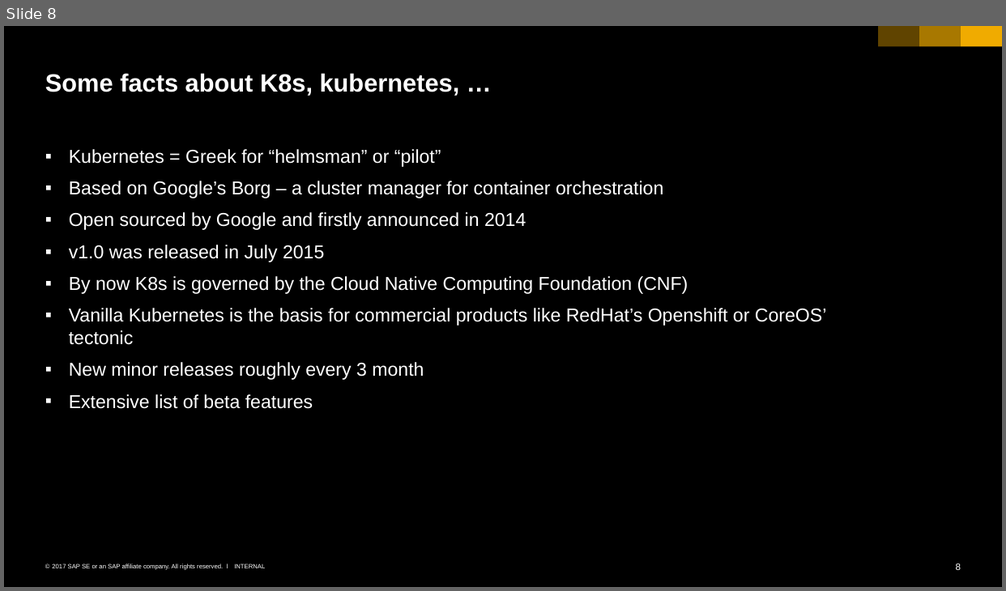
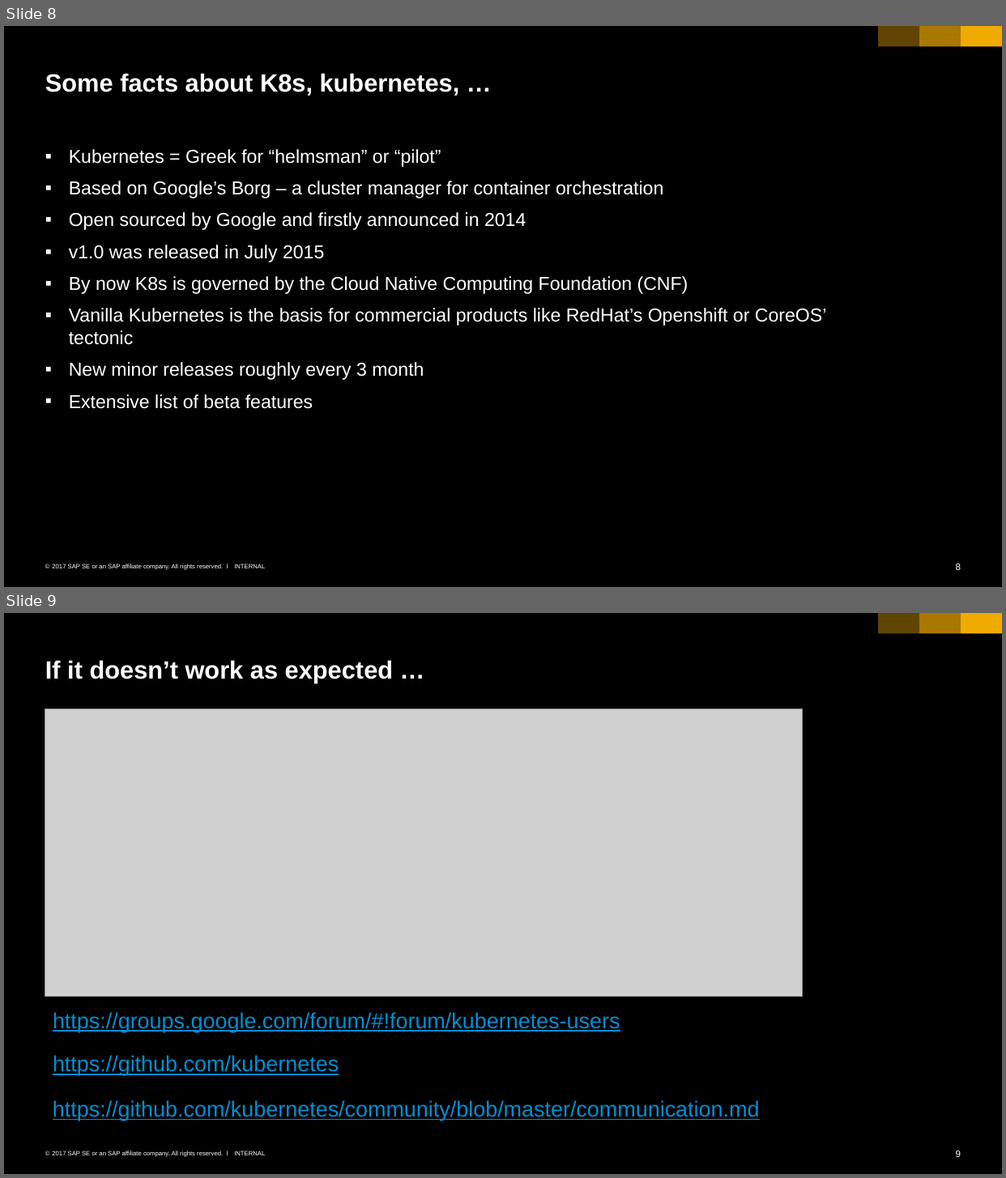
Before and after one commit to cuijiyao01/docker-k8s-training, a slide deck: kubernetes/00_intro.pptx. Shown one above the other, each under a label of ours: slide 8 before the commit, slides 8 and 9 after it. The pictures are 1006x591 and 1006x1178 pixels, drawn with LibreOffice and Linux fonts; fonts in the diff are those of the drawing; grey boxes stand for pictures. Boxes give left, top, right and bottom in pixels: in the first picture for what was removed or moved away, otherwise in the second. Text is boxed around its words. In the diff, an @@ line names an element or a change of style, - is before the commit and + after.

Commit message:
+ links for more info & issues

```diff
--- a/kubernetes/00_intro.pptx
+++ b/kubernetes/00_intro.pptx
@@ slide 9 added at (x1=4, y1=613, x2=1002, y2=1174), background #000000; not listed: 6 template elements that a slide beside it also shows @@
@@ title added at (x1=45, y1=660, x2=393, y2=683), 24 pt, text #FFFFFF, bold @@
+If it doesn’t work as expected …
@@ picture added at (x1=45, y1=709, x2=802, y2=997) @@
@@ text added at (x1=53, y1=1012, x2=620, y2=1033), 21 pt, text #008FD3, underline @@
+https://groups.google.com/forum/#!forum/kubernetes-users
@@ text added at (x1=53, y1=1055, x2=339, y2=1076), 21 pt, text #008FD3, underline @@
+https://github.com/kubernetes
@@ text added at (x1=53, y1=1101, x2=760, y2=1121), 21 pt, text #008FD3, underline @@
+https://github.com/kubernetes/community/blob/master/communication.md
```
